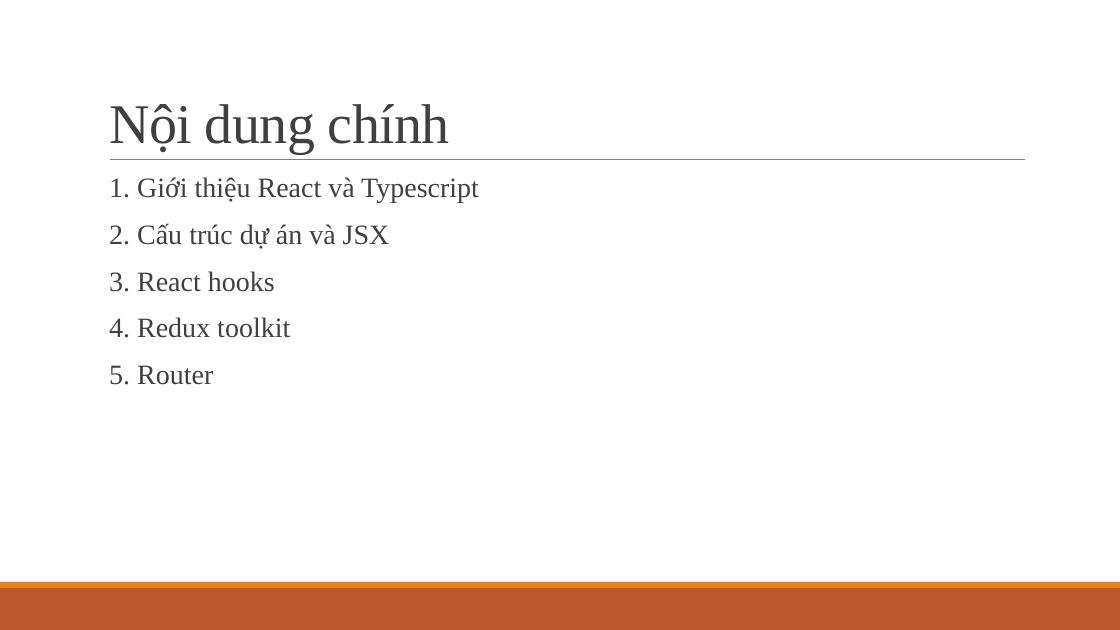
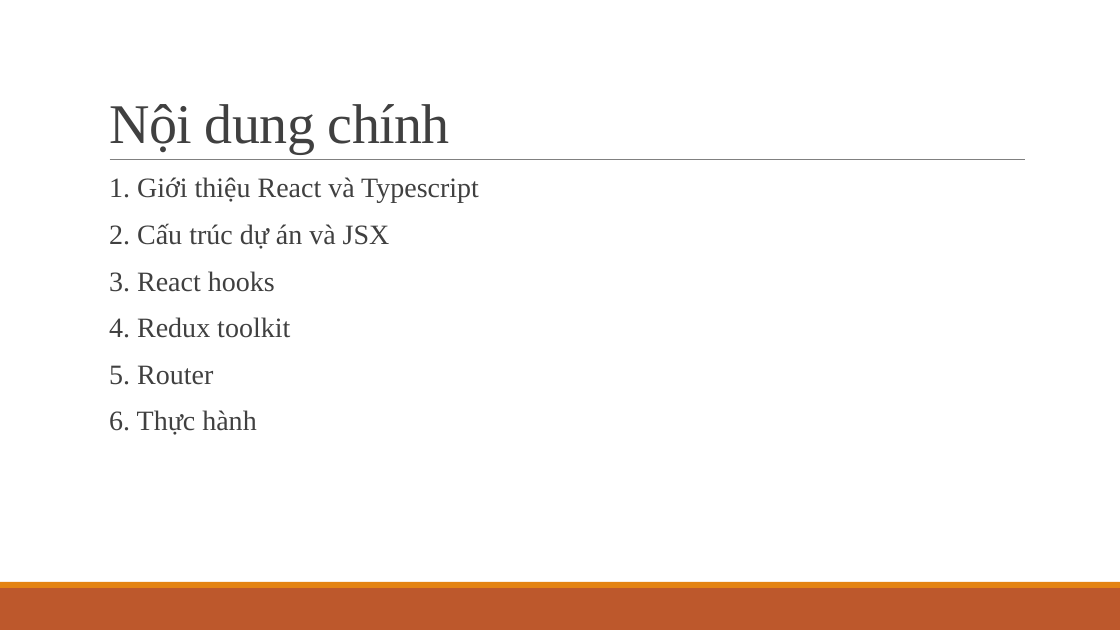
Before and after one commit to ddinhftieens/tranning-react, a slide deck: slide 2 of react_ts.pptx. Drawn at 1120x630 pixels with LibreOffice and Linux fonts; fonts in the diff are those of the drawing. Boxes give left, top, right and bottom in pixels: in the first picture for what was removed or moved away, otherwise in the second. Text is boxed around its words. In the diff, an @@ line names an element or a change of style, - is before the commit and + after.

```diff
--- a/react_ts.pptx
+++ b/react_ts.pptx
@@ text at (x1=109, y1=410, x2=256, y2=435): paragraph added @@
+  6. Thực hành
```
Also in this commit, not shown: 1 other slide changed, 1 slide added, 1 slide removed, 2 other files.
